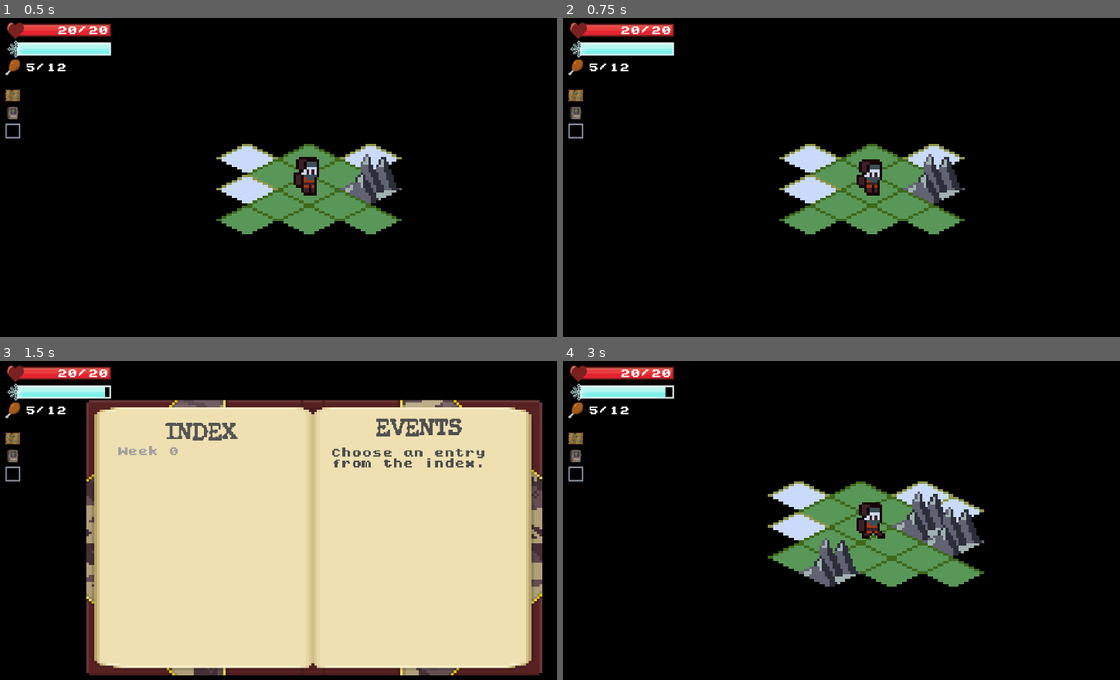
Above: before the commit, frames 1-4 (two rows, left to right).
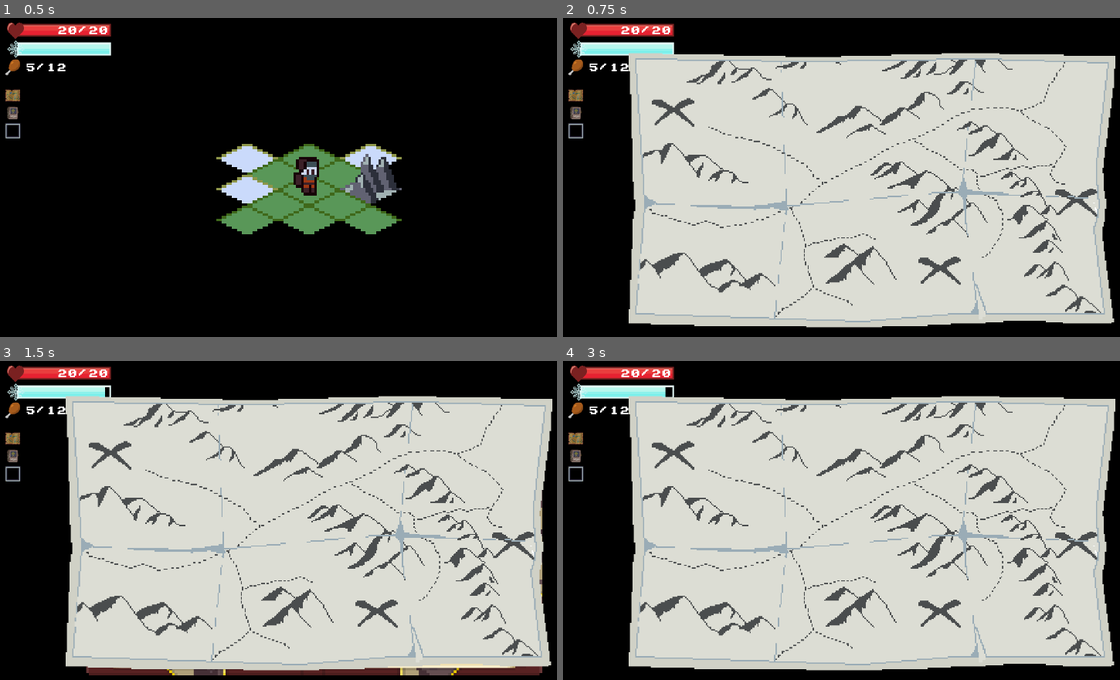
Above: after the commit, the same moments.

Repository: ZeeHatcher/project-forgotten
Game: Godot game, scene res://scenes/main/main.tscn
Two runs of this game, one before a commit and one after it. Both use one fixed random seed, a clock stepped at 60 frames per second and the inputs below. This scene is started directly instead of the project's main scene.
Inputs (mouse positions are in pixels of both pictures, inside the frame that each line leads up to):
- Up to frame 1 (0.5 s): no input
- Up to frame 2 (0.75 s): click (574, 94) at 0.5 s
- Up to frame 3 (1.5 s): click (11, 456) at 1.25 s
- Up to frame 4 (3 s): click (574, 472) at 2 s; tap Enter at 2.75 s; move the mouse to (1008, 517) at 2.77 s; hold D (move_right) from 2.78 s (still down); hold Tab (journal) from 2.78 s (still down); click (1008, 517) at 2.92 s

Frame 1 is identical in both runs. In frame 2, 73% of the frame differs, in the area x 11-100%, y 10-98%; in frame 3, 72%; in frame 4, 73%.

Commit message:
added map

Diff:
--- a/scenes/main/main.tscn
+++ b/scenes/main/main.tscn
@@ -10,6 +10,7 @@
 [ext_resource path="res://misc/gameover_service.gd" type="Script" id=8]
 [ext_resource path="res://scenes/main/main.gd" type="Script" id=9]
 [ext_resource path="res://assets/ui/progress_bar.png" type="Texture" id=10]
+[ext_resource path="res://ui/map/map.tscn" type="PackedScene" id=11]
 [ext_resource path="res://assets/ui/progress_bar_frame.png" type="Texture" id=13]
 [ext_resource path="res://misc/random_event_tiles.gd" type="Script" id=15]
 [ext_resource path="res://resources/terrain_tileset.tres" type="TileSet" id=16]
@@ -147,6 +148,8 @@
 pause_mode = 2
 visible = false
 
+[node name="Map" parent="CanvasLayer" instance=ExtResource( 11 )]
+
 [node name="EventService" type="Node" parent="."]
 script = ExtResource( 5 )
 player = NodePath("../Player")
@@ -176,6 +179,7 @@
 [connection signal="moved" from="Player" to="GameSaveService" method="_on_Player_moved"]
 [connection signal="inventory_button_pressed" from="CanvasLayer/HUD" to="CanvasLayer/InventoryList" method="_on_InventoryButton_pressed"]
 [connection signal="journal_button_pressed" from="CanvasLayer/HUD" to="CanvasLayer/Journal" method="_on_JournalButton_pressed"]
+[connection signal="map_button_pressed" from="CanvasLayer/HUD" to="CanvasLayer/Map" method="_on_HUD_map_button_pressed"]
 [connection signal="load_game" from="CanvasLayer/Journal" to="GameSaveService" method="_on_Journal_load_game"]
 [connection signal="choice_selected" from="CanvasLayer/EventBoard" to="EventService" method="apply_outcome"]
 [connection signal="event_ended" from="CanvasLayer/EventBoard" to="EventService" method="end_event"]
--- a/scenes/tutorial/tutorial.gd
+++ b/scenes/tutorial/tutorial.gd
@@ -13,6 +13,7 @@
 onready var _gamesave_service := $GameSaveService
 onready var _journal := $"%Journal"
 onready var _inventory := $"%InventoryList"
+onready var _map := $"%Map"
 onready var _hud := $"%HUD"
 
 
@@ -22,6 +23,7 @@
 	_hud.hide_all()
 	_inventory.set_process_input(false)
 	_journal.set_process_input(false)
+	_map.set_process_input(false)
 
 
 func _on_EventTiles_event_triggered(event_name: String):
@@ -59,3 +61,7 @@
 
 func _on_HUD_inventory_unlocked():
 	_inventory.set_process_input(true)
+
+
+func _on_HUD_map_unlocked():
+	_map.set_process_input(true)
--- a/scenes/tutorial/tutorial.tscn
+++ b/scenes/tutorial/tutorial.tscn
@@ -1,6 +1,7 @@
-[gd_scene load_steps=25 format=2]
+[gd_scene load_steps=26 format=2]
 
 [ext_resource path="res://ui/hud/hud.tscn" type="PackedScene" id=1]
+[ext_resource path="res://ui/map/map.tscn" type="PackedScene" id=2]
 [ext_resource path="res://assets/ui/progress_bar.png" type="Texture" id=4]
 [ext_resource path="res://assets/ui/progress_bar_frame_v.png" type="Texture" id=5]
 [ext_resource path="res://scenes/tutorial/tutorial.gd" type="Script" id=6]
@@ -162,6 +163,10 @@
 pause_mode = 2
 visible = false
 
+[node name="Map" parent="CanvasLayer" instance=ExtResource( 2 )]
+pause_mode = 2
+unique_name_in_owner = true
+
 [node name="EventService" type="Node" parent="."]
 script = ExtResource( 11 )
 player = NodePath("../Player")
@@ -188,6 +193,8 @@
 [connection signal="inventory_unlocked" from="CanvasLayer/HUD" to="." method="_on_HUD_inventory_unlocked"]
 [connection signal="journal_button_pressed" from="CanvasLayer/HUD" to="CanvasLayer/Journal" method="_on_JournalButton_pressed"]
 [connection signal="journal_unlocked" from="CanvasLayer/HUD" to="." method="_on_HUD_journal_unlocked"]
+[connection signal="map_button_pressed" from="CanvasLayer/HUD" to="CanvasLayer/Map" method="_on_HUD_map_button_pressed"]
+[connection signal="map_unlocked" from="CanvasLayer/HUD" to="." method="_on_HUD_map_unlocked"]
 [connection signal="load_game" from="CanvasLayer/Journal" to="GameSaveService" method="_on_Journal_load_game"]
 [connection signal="choice_selected" from="CanvasLayer/EventBoard" to="EventService" method="apply_outcome"]
 [connection signal="event_ended" from="CanvasLayer/EventBoard" to="EventService" method="end_event"]
--- a/ui/hud/hud.gd
+++ b/ui/hud/hud.gd
@@ -4,6 +4,7 @@
 signal map_button_pressed
 signal inventory_button_pressed
 signal journal_button_pressed
+signal map_unlocked
 signal inventory_unlocked
 signal journal_unlocked
 
@@ -18,6 +19,7 @@
 
 func unlock_map():
 	$"%MapButton".visible = true
+	emit_signal("map_unlocked")
 
 
 func unlock_journal():
--- /dev/null
+++ b/ui/map/map.gd
@@ -0,0 +1,10 @@
+extends TextureRect
+
+
+func _input(event: InputEvent) -> void:
+	if event.is_action_pressed("map"):
+		_on_HUD_map_button_pressed()
+
+
+func _on_HUD_map_button_pressed():
+	visible = !visible
--- /dev/null
+++ b/ui/map/map.tscn
@@ -0,0 +1,19 @@
+[gd_scene load_steps=3 format=2]
+
+[ext_resource path="res://assets/images/map0.png" type="Texture" id=1]
+[ext_resource path="res://ui/map/map.gd" type="Script" id=2]
+
+[node name="Map" type="TextureRect"]
+visible = false
+anchor_left = 0.5
+anchor_top = 0.5
+anchor_right = 0.5
+anchor_bottom = 0.5
+margin_left = -764.0
+margin_top = -430.0
+margin_right = 764.0
+margin_bottom = 430.0
+rect_min_size = Vector2( 1528, 860 )
+texture = ExtResource( 1 )
+expand = true
+script = ExtResource( 2 )
Binary file added: assets/images/map.aseprite
Not shown, added: assets/images/map.png.import
Binary file added: assets/images/map0.png
Not shown, added: assets/images/map0.png.import
Binary file added: assets/images/map1.png
Not shown, added: assets/images/map1.png.import
Not shown: 1 places in scenes/main/main.tscn that only renumber resources
